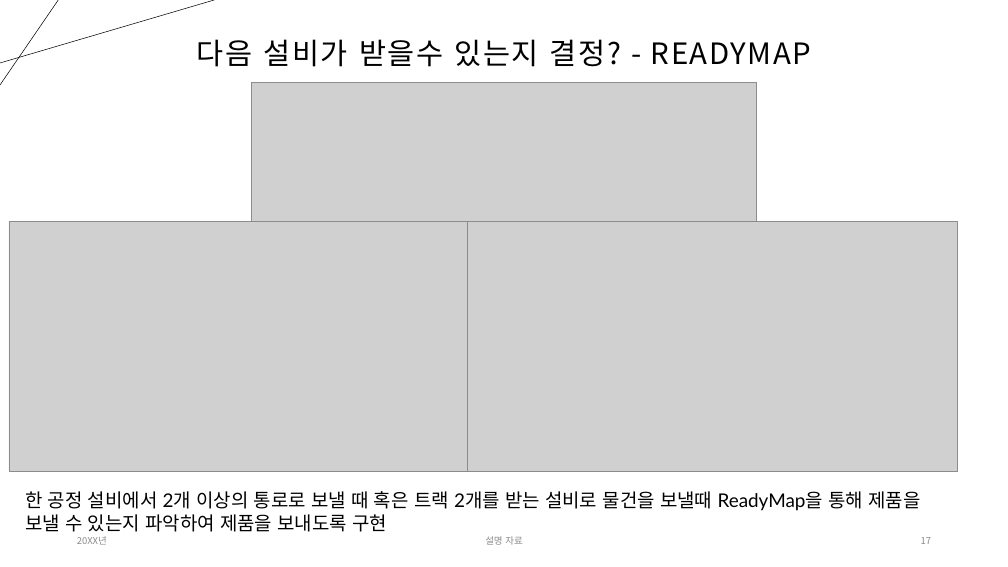
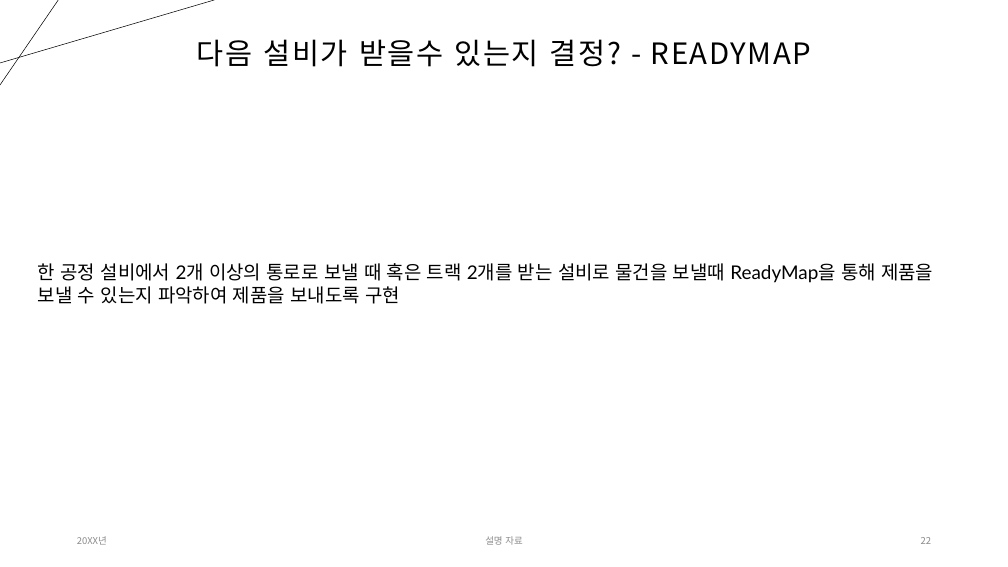
Before and after one commit to Tentailsahri/DT_FINAL_Project, a slide deck: slide 22 of 문서/시나리오에 따른 공정 시뮬레이션 발표 - 박민준.pptx (slide 17 before the commit). Drawn at 1008x567 pixels with LibreOffice and Linux fonts; fonts in the diff are those of the drawing; grey boxes stand for pictures. Boxes give left, top, right and bottom in pixels: in the first picture for what was removed or moved away, otherwise in the second. Text is boxed around its words. In the diff, an @@ line names an element or a change of style, - is before the commit and + after.

```diff
--- a/문서/시나리오에 따른 공정 시뮬레이션 발표 - 박민준.pptx
+++ b/문서/시나리오에 따른 공정 시뮬레이션 발표 - 박민준.pptx
@@ picture removed at [251, 82, 756, 222] @@
@@ picture removed at [9, 222, 467, 471] @@
@@ picture removed at [467, 222, 957, 471] @@
@@ text "한 공정 설비에서 2개 이상의 ...": place and size @@
-text "한 공정 설비에서 2개 이상의 ..." at [25, 491, 920, 532]
+text "한 공정 설비에서 2개 이상의 ..." at [38, 263, 933, 304]
@@ page number at [921, 537, 931, 544]: text changed @@
-17
+22
```
Also in this commit, not shown: 3 other slides changed, 9 slides added, 2 other files.
